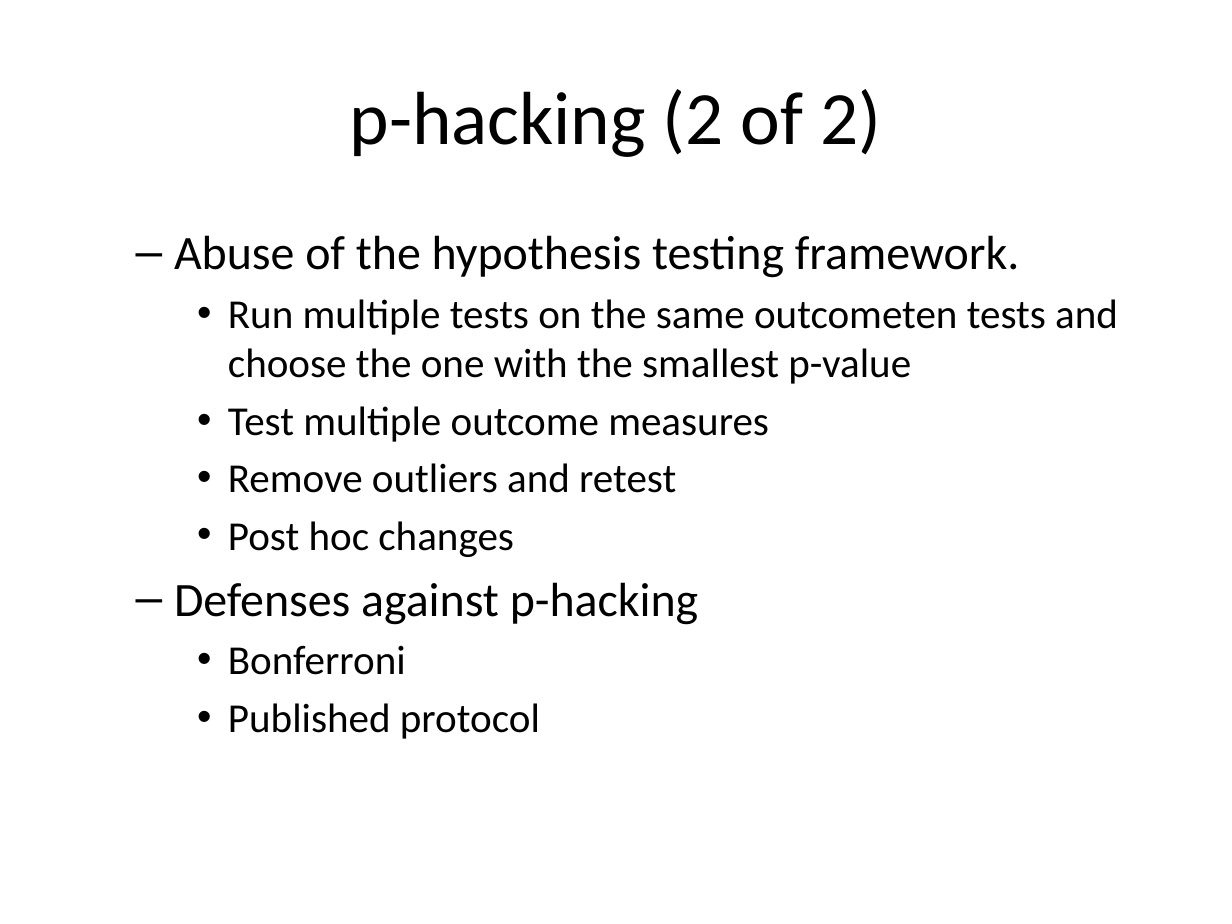
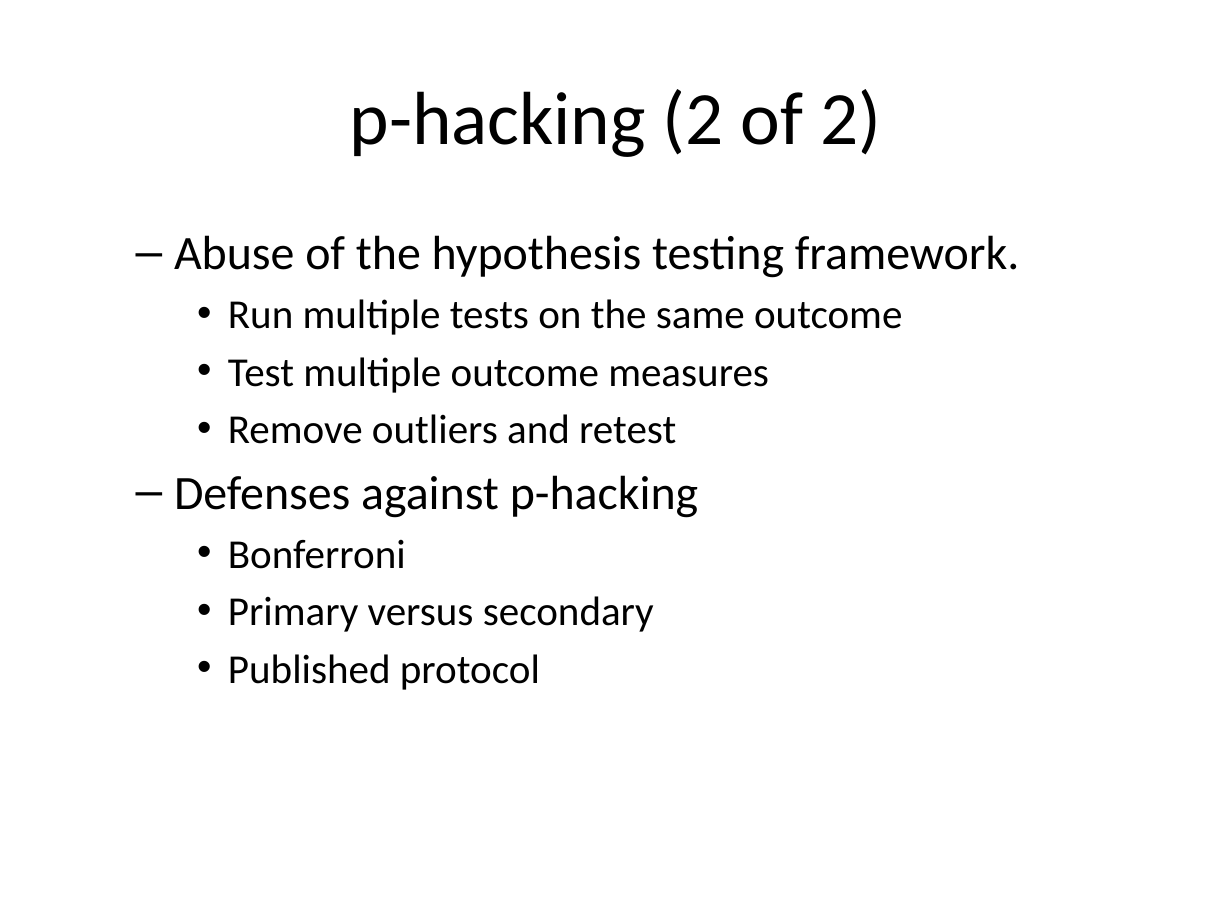
Before and after one commit to classes-medb/5510, a slide deck: slide 27 of src/video-12-hypothesis-testing.pptx. Drawn at 1232x924 pixels with LibreOffice and Linux fonts; fonts in the diff are those of the drawing. Boxes give left, top, right and bottom in pixels: in the first picture for what was removed or moved away, otherwise in the second. Text is boxed around its words. In the diff, an @@ line names an element or a change of style, - is before the commit and + after.

```diff
--- a/src/video-12-hypothesis-testing.pptx
+++ b/src/video-12-hypothesis-testing.pptx
@@ text at bbox=[228, 299, 902, 335]: text changed @@
-    • Run multiple tests on the same outcometen tests and choose the one with the smallest p-value
+    • Run multiple tests on the same outcome
@@ text at bbox=[228, 521, 514, 557]: paragraph removed @@
-    • Post hoc changes
@@ text at bbox=[228, 596, 654, 632]: paragraph added @@
+    • Primary versus secondary
```
Also in this commit, not shown: 18 other slides changed, 10 slides added, 19 slides removed, 5 other files.
